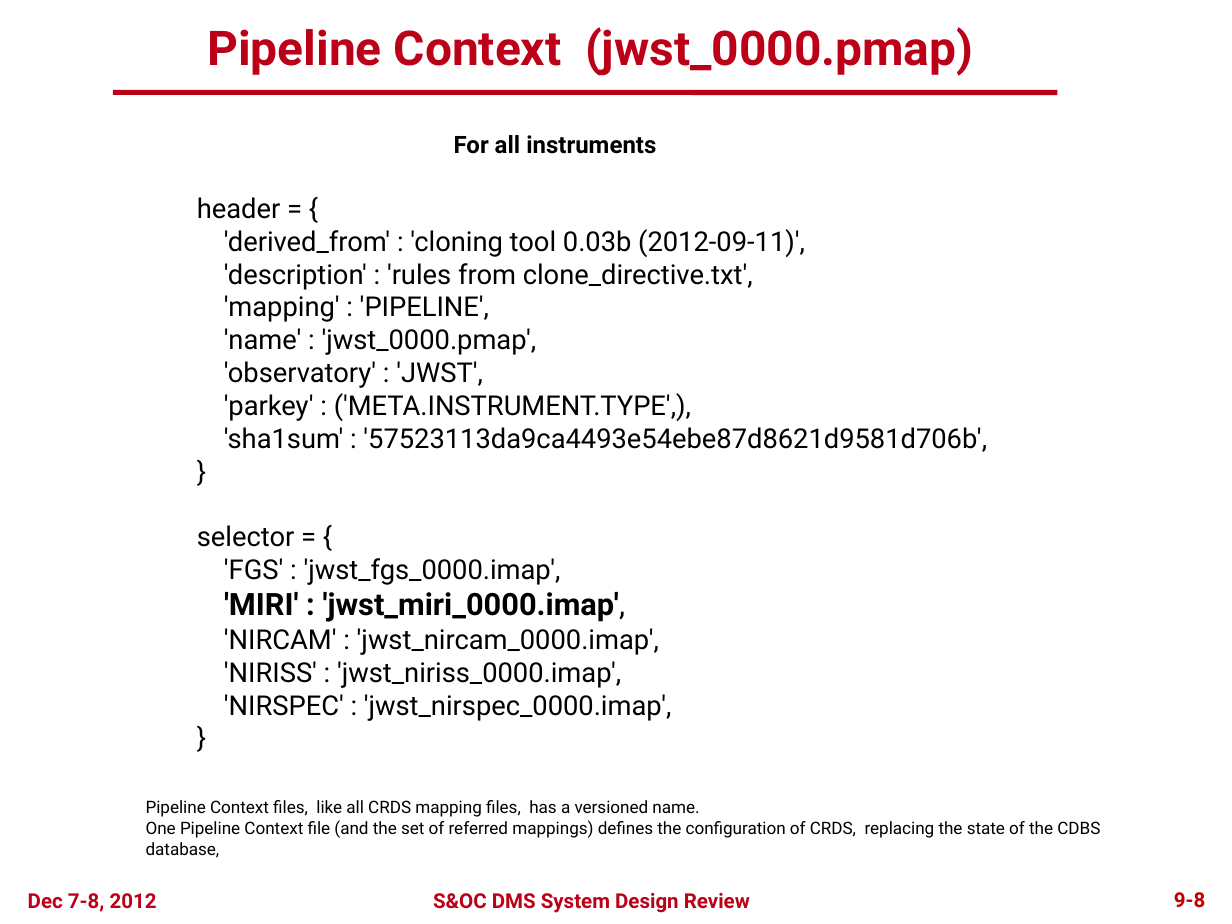
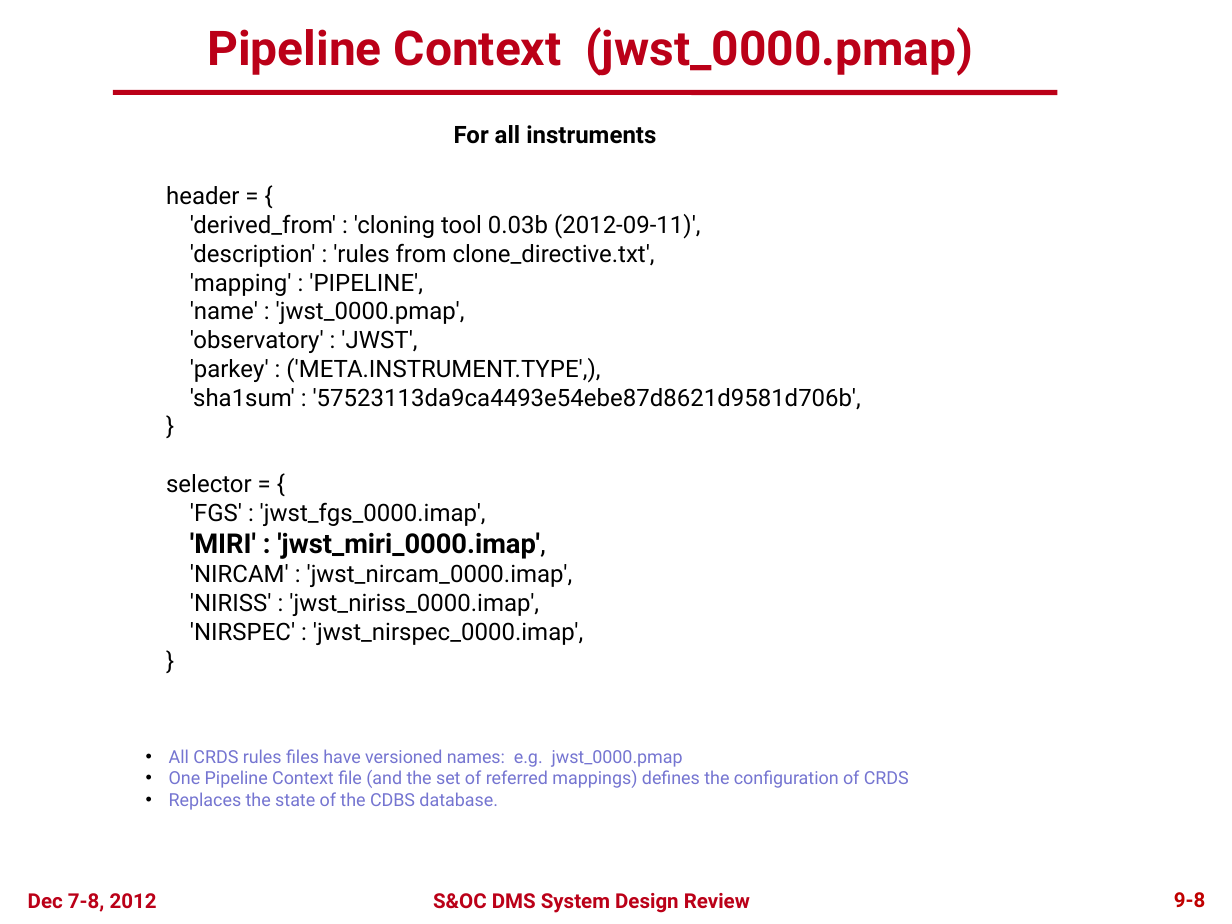
Before and after one commit to spacetelescope/crds, a slide deck: slide 7 of docs/DMS_SDR2_09_CRDS_final.pptx. Drawn at 1232x924 pixels with LibreOffice and Linux fonts; fonts in the diff are those of the drawing; background and template pictures are left out. Boxes give left, top, right and bottom in pixels: in the first picture for what was removed or moved away, otherwise in the second. Text is boxed around its words. In the diff, an @@ line names an element or a change of style, - is before the commit and + after.

```diff
--- a/docs/DMS_SDR2_09_CRDS_final.pptx
+++ b/docs/DMS_SDR2_09_CRDS_final.pptx
@@ text "For all instruments": place and size @@
-text "For all instruments" at bbox=[454, 135, 656, 154]
+text "For all instruments" at bbox=[454, 125, 656, 144]
@@ text "header = {": place and size @@
-text "header = {" at bbox=[197, 197, 987, 721]
+text "header = {" at bbox=[166, 186, 861, 645]
@@ text "header = {" at bbox=[166, 186, 861, 645]: size 16 to 14 pt; size 18 to 16 pt in "'MIRI' : 'jwst_miri_0000.imap'," @@
@@ text at bbox=[169, 749, 909, 810]: text changed; size 10 to 10.5 pt; text colour #000000 to #7575D1 @@
-Pipeline Context files, like all CRDS mapping files, has a versioned name.
-One Pipeline Context file (and the set of referred mappings) defines the configuration of CRDS, replacing the state of the CDBS database,
+• All CRDS rules files have versioned names: e.g. jwst_0000.pmap
+• One Pipeline Context file (and the set of referred mappings) defines the configuration of CRDS
+• Replaces the state of the CDBS database.
```
Also in this commit, not shown: 13 other slides changed.
